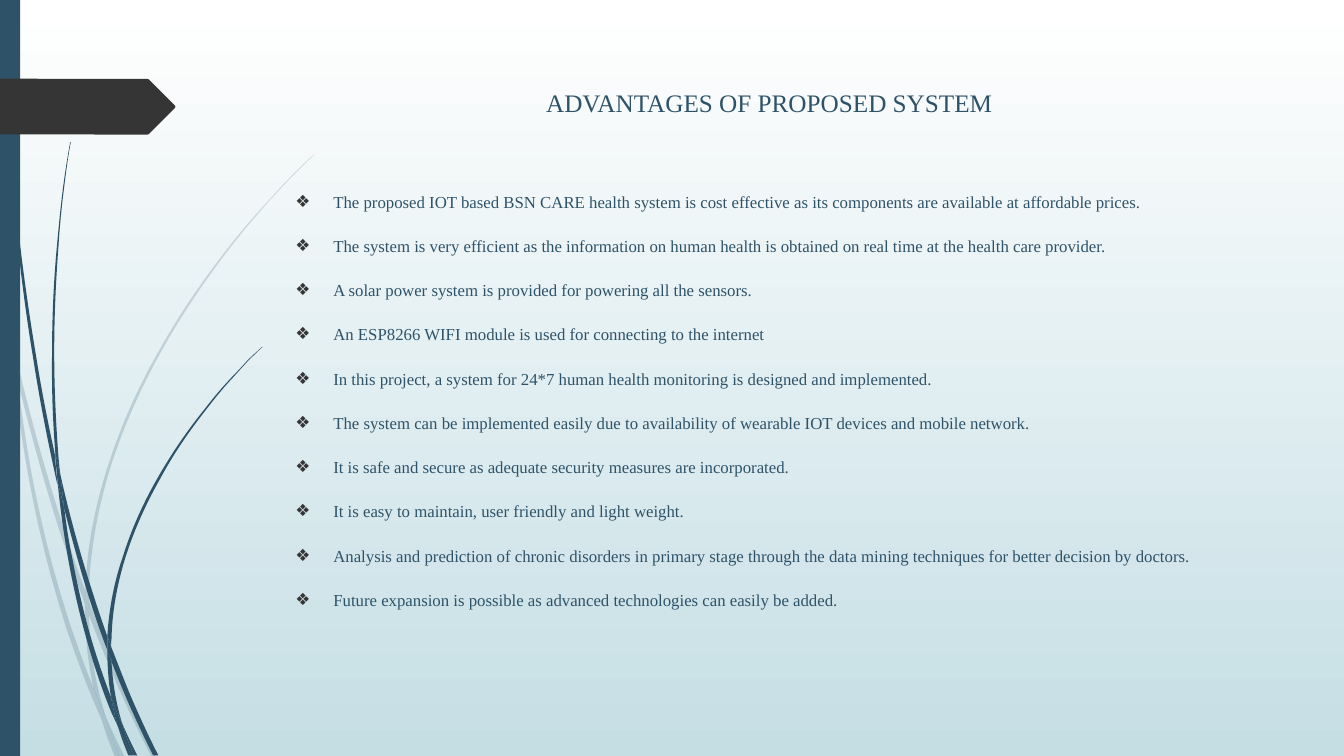
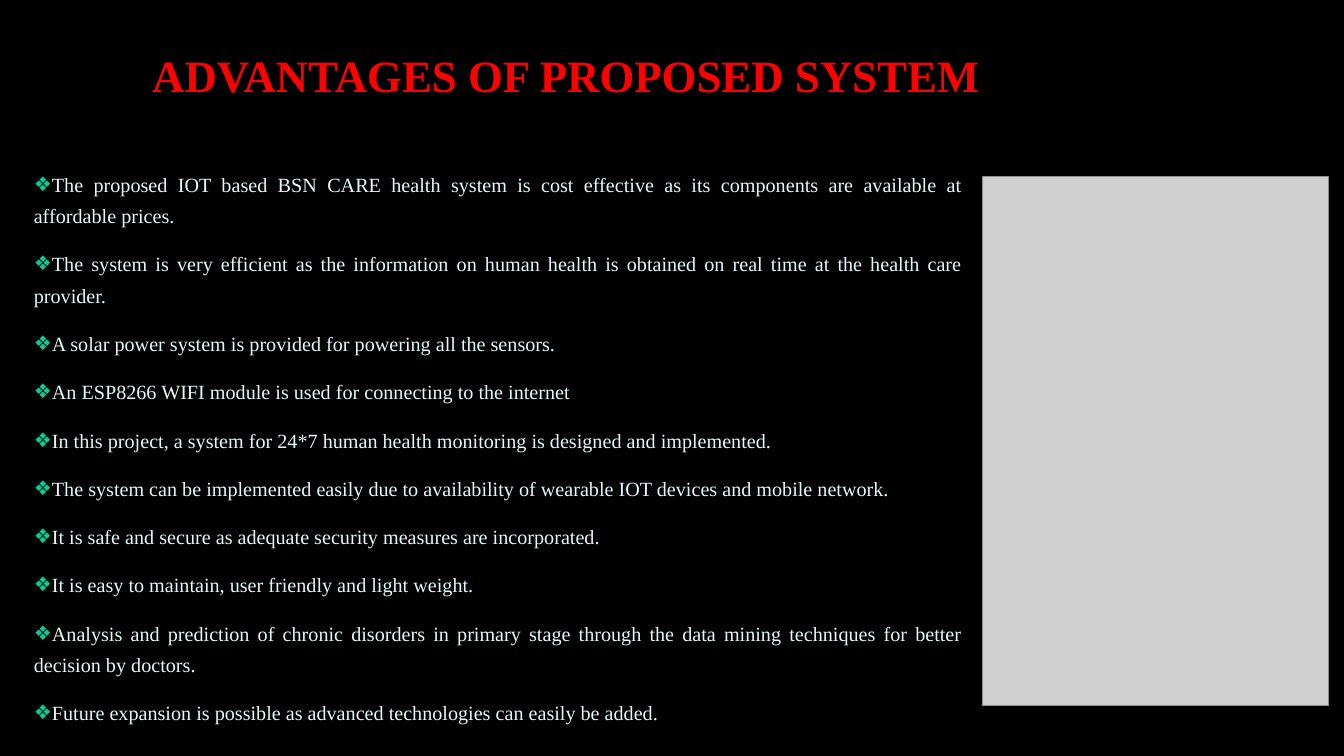
Before and after one commit to Lekshmisr95/body-sensor-network, a slide deck: slide 13 of PPT.pptx. Drawn at 1344x756 pixels with LibreOffice and Linux fonts; fonts in the diff are those of the drawing; grey boxes stand for pictures; background and template pictures are left out. Boxes give left, top, right and bottom in pixels: in the first picture for what was removed or moved away, otherwise in the second. Text is boxed around its words. In the diff, an @@ line names an element or a change of style, - is before the commit and + after.

```diff
--- a/PPT.pptx
+++ b/PPT.pptx
@@ background gradient #FFFFFF to #C5DEE5 to picture (left out) @@
@@ rectangle removed at (x1=0, y1=0, x2=20, y2=756) @@
@@ freeform shape removed at (x1=0, y1=79, x2=175, y2=134) @@
@@ title added at (x1=152, y1=62, x2=979, y2=93), 32 pt, text #FF0000, bold @@
+ADVANTAGES OF PROPOSED SYSTEM
@@ subtitle at (x1=546, y1=95, x2=992, y2=113): paragraph removed @@
-ADVANTAGES OF PROPOSED SYSTEM
@@ subtitle "The proposed IOT based BSN ..." moved from (x1=333, y1=95, x2=1190, y2=610) to (x1=34, y1=178, x2=962, y2=677) @@
@@ subtitle "The proposed IOT based BSN ..." at (x1=34, y1=178, x2=962, y2=677): size 12 to 14.4 pt, text colour #2E5369 to #E4F9F9; indent changed; line spacing 1.5 to 1.3; more space between paragraphs; bullet colour #353535 to #07CB98 @@
@@ picture added at (x1=982, y1=176, x2=1328, y2=706) @@
@@ group removed at (x1=0, y1=154, x2=315, y2=756): 10 freeform shapes @@
@@ group removed at (x1=3, y1=0, x2=262, y2=756): 12 freeform shapes @@
```
Also in this commit, not shown: 13 other slides changed, 4 slides added, 9 slides removed, 4 other files.
